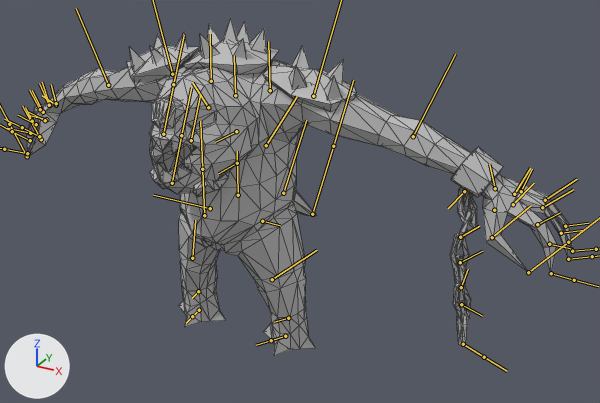
What one commit did to the FBX model Diamond Engine/Project Folder/Assets/Models/Rancor/Rancor_HandSlam.fbx.
Both versions are drawn from a 50 mm camera at (0.0517, -0.0782, 0.0591) aimed at (0.0066, 0.0038, 0.0181). Lighting does not change. The marker at lower left points along +X, +Y and +Z. The bones that bend it are drawn over the model as lines. Mesh edges are drawn as thin lines.

In view in the first picture: 'Rancor'.
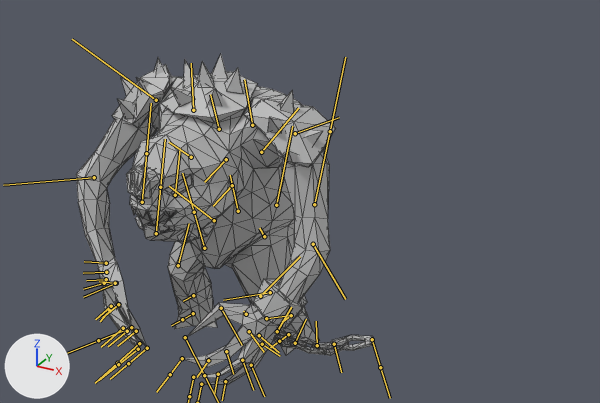
The newer file adds an action. The first version stands in its rest pose; the second is drawn at frame 55 of the action 'Hips|Hips|Rancor_HandSlam|BaseLayer'.

What the commit changed:
Bone 'Hips' (bone_hips) moves from (0.0, 0.0, 0.0) to (0.0, -0.17, 0.0).
Bone 'Hips' (bone_hips) turns from (0, 0, 0) to (-2, -3, -19) degrees about its own x, y and z.
Bone 'Left_Leg' (bone_left_leg) turns from (0, 0, 0) to (6, -24, 30) degrees about its own x, y and z.
Bone 'Left_Knee' (bone_left_knee) turns from (0, 0, 0) to (0, 32, 29) degrees about its own x, y and z.
Bone 'Left_Ankle' (bone_left_ankle) turns from (0, 0, 0) to (-21, 9, 25) degrees about its own x, y and z.
Bone 'Right_Leg' (bone_right_leg) turns from (0, 0, 0) to (18, 25, 39) degrees about its own x, y and z.
Bone 'Right_Knee' (bone_right_knee) turns from (0, 0, 0) to (0, -28, 26) degrees about its own x, y and z.
Bone 'Right_Ankle' (bone_right_ankle) turns from (0, 0, 0) to (0, -3, 7) degrees about its own x, y and z.
Bone 'Head' (bone_head) turns from (0, 0, 0) to (1, 0, 6) degrees about its own x, y and z.
Bone 'Upper_Jaw' (bone_upper_jaw) moves from (0.0, 0.0, 0.0) to (0.0, -0.01, 0.02).
Bone 'Lower_Jaw' (bone_lower_jaw) moves from (0.0, 0.0, 0.0) to (0.04, 0.07, 0.02).
Bone 'Left_Shoulder' (bone_left_shoulder) turns from (0, 0, 0) to (-6, 0, 1) degrees about its own x, y and z.
Bone 'Left_Arm' (bone_left_arm) turns from (0, 0, 0) to (34, -29, -53) degrees about its own x, y and z.
Bone 'Left_Elbow' (bone_left_elbow) turns from (0, 0, 0) to (0, -24, -24) degrees about its own x, y and z.
Bone 'Left_Wrist' (bone_left_wrist) turns from (0, 0, 0) to (33, -5, -20) degrees about its own x, y and z.
Bone 'Chain' (bone_chain) turns from (0, 0, 0) to (-35, 30, -91) degrees about its own x, y and z.
Bone 'Chain1' (bone_chain1) turns from (0, 0, 0) to (-47, 26, 22) degrees about its own x, y and z.
Bone 'Chain2' (bone_chain2) turns from (0, 0, 0) to (8, 0, 17) degrees about its own x, y and z.
Bone 'Chain3' (bone_chain3) turns from (0, 0, 0) to (-2, 3, -5) degrees about its own x, y and z.
Bone 'Chain4' (bone_chain4) turns from (0, 0, 0) to (7, 43, 0) degrees about its own x, y and z.
Bone 'Right_Shoulder' (bone_right_shoulder) turns from (0, 0, 0) to (15, -1, -2) degrees about its own x, y and z.
Bone 'Right_Arm' (bone_right_arm) turns from (0, 0, 0) to (-49, 37, -48) degrees about its own x, y and z.
Bone 'Right_Elbow' (bone_right_elbow) turns from (0, 0, 0) to (0, 29, -29) degrees about its own x, y and z.
Bone 'Right_Wrist' (bone_right_wrist) turns from (0, 0, 0) to (13, -13, 46) degrees about its own x, y and z.
Bone 'Tail' (bone_tail) turns from (0, 0, 0) to (0, -2, -25) degrees about its own x, y and z.
Bone 'T_Middle' (bone_t_middle) turns from (0, 0, 0) to (0, 0, 23) degrees about its own x, y and z.

Location of each change, (x1, y1, x2, y2) in pixels of the pictures (600 x 403 px):
'Rancor', posed (46% narrower): before (27, 19, 573, 356); after (76, 54, 373, 385)
bone 'Hips', root to tip: before (238, 195) to (237, 151); after (238, 211) to (230, 175)
bone 'Left_Leg', root to tip: before (262, 221) to (280, 225); after (264, 236) to (259, 228)
bone 'Left_Knee', root to tip: before (272, 279) to (317, 250); after (260, 296) to (300, 256)
bone 'Left_Ankle', root to tip: before (288, 318) to (274, 322); after (291, 315) to (282, 322)
bone 'Right_Leg', root to tip: before (210, 208) to (153, 195); after (214, 220) to (169, 186)
bone 'Right_Knee', root to tip: before (192, 258) to (195, 220); after (178, 265) to (189, 223)
bone 'Right_Ankle', root to tip: before (198, 291) to (192, 298); after (193, 295) to (183, 301)
bone 'Head', root to tip: before (208, 107) to (192, 82); after (191, 157) to (169, 142)
bone 'Upper_Jaw', root to tip: before (163, 134) to (173, 84); after (142, 202) to (146, 153)
bone 'Lower_Jaw', root to tip: before (172, 183) to (181, 135); after (156, 233) to (160, 187)
bone 'Left_Shoulder', root to tip: before (270, 90) to (268, 41); after (252, 125) to (244, 79)
bone 'Left_Elbow', root to tip: before (413, 136) to (455, 54); after (313, 244) to (345, 299)
bone 'Left_Wrist', root to tip: before (495, 188) to (489, 164); after (266, 318) to (289, 315)
bone 'Chain', root to tip: before (464, 191) to (448, 208); after (270, 292) to (223, 300)
bone 'Chain1', root to tip: before (460, 237) to (479, 226); after (277, 331) to (291, 307)
bone 'Chain2', root to tip: before (460, 262) to (482, 251); after (295, 343) to (306, 319)
bone 'Chain3', root to tip: before (461, 287) to (468, 269); after (317, 345) to (316, 321)
bone 'Chain4', root to tip: before (461, 304) to (482, 316); after (334, 344) to (341, 372)
bone 'Right_Shoulder', root to tip: before (211, 81) to (210, 34); after (193, 110) to (191, 63)
bone 'Right_Elbow', root to tip: before (108, 85) to (76, 8); after (94, 177) to (3, 185)
bone 'Right_Wrist', root to tip: before (56, 105) to (42, 95); after (106, 263) to (84, 261)
bone 'Tail', root to tip: before (266, 145) to (297, 96); after (261, 152) to (298, 108)
bone 'T_Middle', root to tip: before (283, 193) to (306, 120); after (276, 205) to (292, 126)
